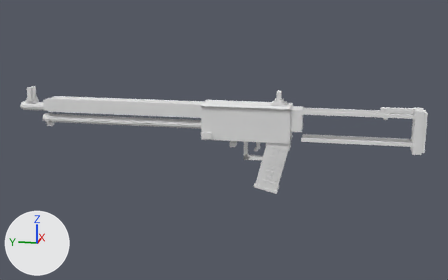
An edit to the OBJ model src/main/resources/assets/mareeletrica/models/block/armory21_spas12_forge_body.obj, drawn before and after from the same camera.
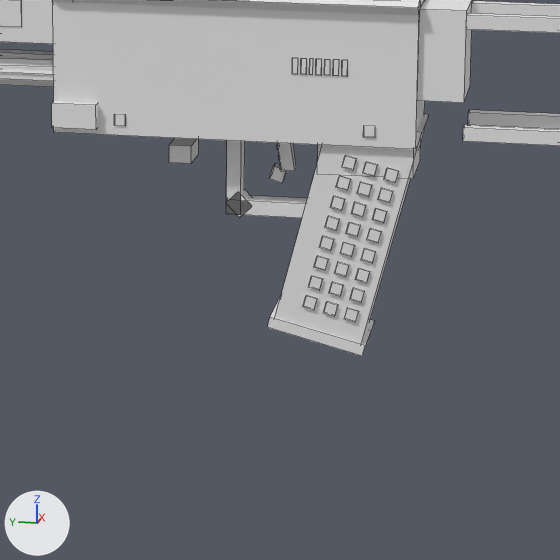
Each version appears first whole from a camera (50 mm lens) standing at (-4.403, -1.245, 1.559) and looking at (0.518, -0.261, 0.329), and next in a close-up on the part from 42% to 72% of the width and 38% to 87% of the height. Arrows for +X, +Y and +Z are at lower left; the lights stay in place. The last two pictures show the newer version. The close-ups show mesh edges as thin lines. Where no turn or scale is listed for an object, it has been applied to the vertices. Vertices at exactly the same position are counted once.

Names of what the first close-up shows: 'armory21_spas12_forge_body'.
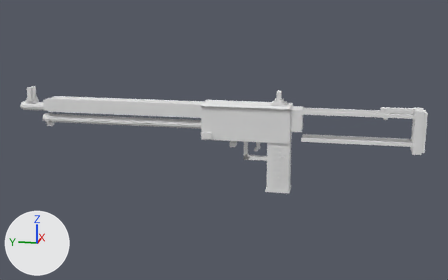
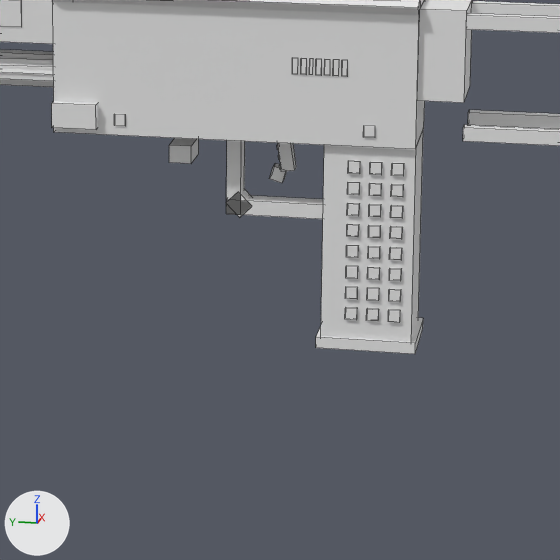
What differs and where, as boxes (x1, y1, x2, y2) in the close-ups (560 x 560 px; the box of a moved part takes in the faces that stretch with it):
'armory21_spas12_forge_body', reshaped: before (0, 0, 560, 356); after (0, 0, 560, 354)
part 1 of me_armory21_spas12_forge_body, added: after (321, 132, 423, 342)
part 2 of me_armory21_spas12_forge_body, moved or reshaped: before (267, 298, 374, 356); after (316, 318, 423, 354)
part 3 of me_armory21_spas12_forge_body, moved or reshaped: before (350, 288, 364, 303); after (388, 310, 400, 323)
part 4 of me_armory21_spas12_forge_body, moved or reshaped: before (324, 302, 338, 316); after (389, 289, 401, 302)
part 5 of me_armory21_spas12_forge_body, moved or reshaped: before (372, 208, 387, 223); after (389, 268, 402, 281)
part 6 of me_armory21_spas12_forge_body, moved or reshaped: before (319, 236, 334, 251); after (389, 247, 402, 260)
part 7 of me_armory21_spas12_forge_body, moved or reshaped: before (384, 168, 399, 183); after (390, 227, 403, 239)
part 8 of me_armory21_spas12_forge_body, moved or reshaped: before (330, 196, 345, 211); after (390, 205, 403, 218)
part 9 of me_armory21_spas12_forge_body, moved or reshaped: before (363, 162, 378, 177); after (391, 184, 404, 197)
part 10 of me_armory21_spas12_forge_body, moved or reshaped: before (342, 155, 356, 170); after (391, 163, 404, 176)
part 11 of me_armory21_spas12_forge_body, moved or reshaped: before (303, 295, 317, 310); after (366, 308, 379, 321)
part 12 of me_armory21_spas12_forge_body, moved or reshaped: before (308, 276, 323, 291); after (367, 288, 379, 301)
part 13 of me_armory21_spas12_forge_body, moved or reshaped: before (314, 256, 328, 271); after (367, 267, 380, 280)
part 14 of me_armory21_spas12_forge_body, moved or reshaped: before (325, 216, 340, 231); after (368, 225, 381, 238)
part 15 of me_armory21_spas12_forge_body, moved or reshaped: before (336, 176, 351, 191); after (369, 204, 381, 217)
part 16 of me_armory21_spas12_forge_body, added: after (370, 162, 382, 175)
part 17 of me_armory21_spas12_forge_body, moved or reshaped: before (275, 114, 429, 343); after (345, 161, 382, 320)

The change in detail:
me_armory21_spas12_forge_body is used by ob_armory21_spas12_forge_body; location (0.0, 0.0, 0.0).
me_armory21_spas12_forge_body had 1168 vertices, 894 faces and spanned x 0.39..0.61, y -1.85..1.53, z -0.08..0.76.
me_armory21_spas12_forge_body now has 1160 vertices, 888 faces and spans x 0.39..0.61, y -1.85..1.53, z -0.07..0.76.
me_armory21_spas12_forge_body part 1: a new loose piece, a box spanning x 0.42..0.58, y -0.81..-0.63, z -0.05..0.35, in mat_poly (its picture is missing).
me_armory21_spas12_forge_body part 2: the loose piece of 8 vertices spanning x 0.42..0.58, y -0.73..-0.53, z -0.08..-0.01 is turned -14 degrees about the x axis through its middle, then moved by (0.0, -0.1, -0.01).
me_armory21_spas12_forge_body part 3: the loose piece of 8 vertices spanning x 0.42, y -0.72..-0.69, z 0.03..0.06 is moved by (0.0, -0.07, -0.04).
me_armory21_spas12_forge_body part 4: the loose piece of 8 vertices spanning x 0.42, y -0.67..-0.64, z 0.0..0.03 is moved by (0.0, -0.13, 0.04).
me_armory21_spas12_forge_body part 5: the loose piece of 8 vertices spanning x 0.42, y -0.76..-0.73, z 0.2..0.22 is moved by (0.0, -0.03, -0.12).
me_armory21_spas12_forge_body part 6: the loose piece of 8 vertices spanning x 0.42, y -0.66..-0.63, z 0.13..0.16 is moved by (0.0, -0.14, -0.01).
me_armory21_spas12_forge_body part 7: the loose piece of 8 vertices spanning x 0.42, y -0.78..-0.75, z 0.28..0.31 is moved by (0.0, -0.01, -0.12).
me_armory21_spas12_forge_body part 8: the loose piece of 8 vertices spanning x 0.42, y -0.68..-0.65, z 0.22..0.25 is moved by (0.0, -0.12, -0.01).
me_armory21_spas12_forge_body part 9: the loose piece of 8 vertices spanning x 0.42, y -0.74..-0.71, z 0.29..0.32 is moved by (0.0, -0.05, -0.04).
me_armory21_spas12_forge_body part 10: the loose piece of 8 vertices spanning x 0.42, y -0.7..-0.67, z 0.3..0.33 is moved by (0.0, -0.1, -0.01).
me_armory21_spas12_forge_body part 11: the loose piece of 8 vertices spanning x 0.42, y -0.63..-0.6, z 0.01..0.04 is moved by (0.0, -0.13, -0.02).
me_armory21_spas12_forge_body part 12: the loose piece of 8 vertices spanning x 0.42, y -0.64..-0.61, z 0.05..0.08 is moved by (0.0, -0.11, -0.02).
me_armory21_spas12_forge_body part 13: the loose piece of 8 vertices spanning x 0.42, y -0.65..-0.62, z 0.09..0.12 is moved by (0.0, -0.1, -0.01).
me_armory21_spas12_forge_body part 14: the loose piece of 8 vertices spanning x 0.42, y -0.67..-0.64, z 0.18..0.2 is moved by (0.0, -0.08, -0.01).
me_armory21_spas12_forge_body part 15: the loose piece of 8 vertices spanning x 0.42, y -0.69..-0.66, z 0.26..0.29 is moved by (0.0, -0.06, -0.05).
me_armory21_spas12_forge_body part 16: a new loose piece, a box spanning x 0.4181..0.4239, y -0.7498..-0.7262, z 0.2938..0.3173, in mat_rubber (its picture is missing).
me_armory21_spas12_forge_body part 17: 16 vertices moved within x 0.42..0.58, y -0.75..-0.68, z 0.15..0.27; 140 vertices removed from x 0.42..0.58, y -0.83..-0.54, z -0.06..0.42; 108 vertices added at x 0.42..0.58, y -0.75..-0.68, z -0.01..0.32.
Other edits to the shape of me_armory21_spas12_forge_body do not show in these pictures.
